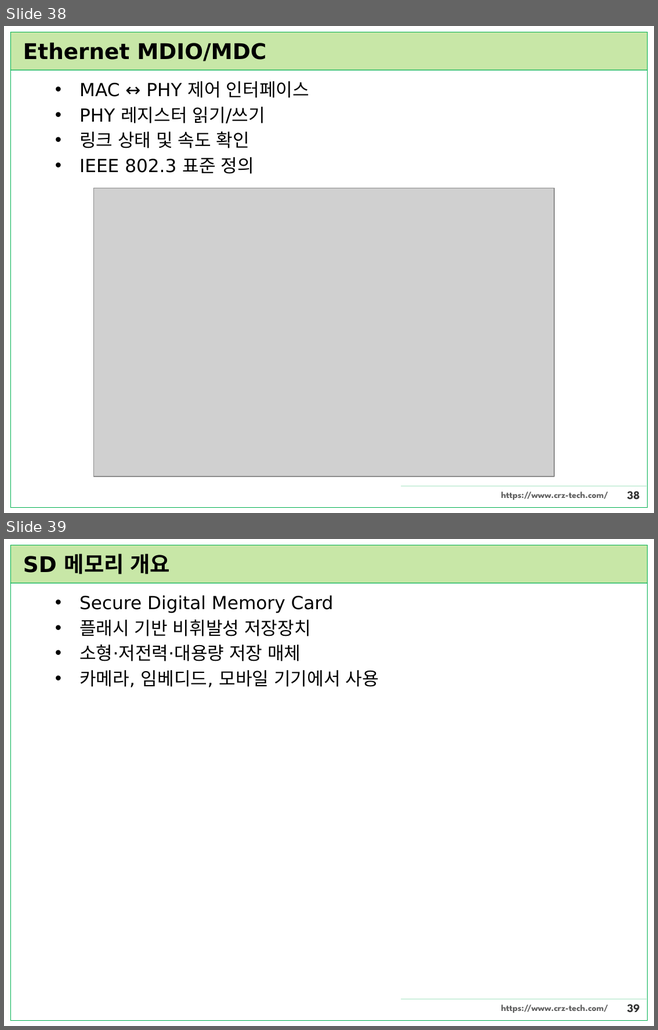
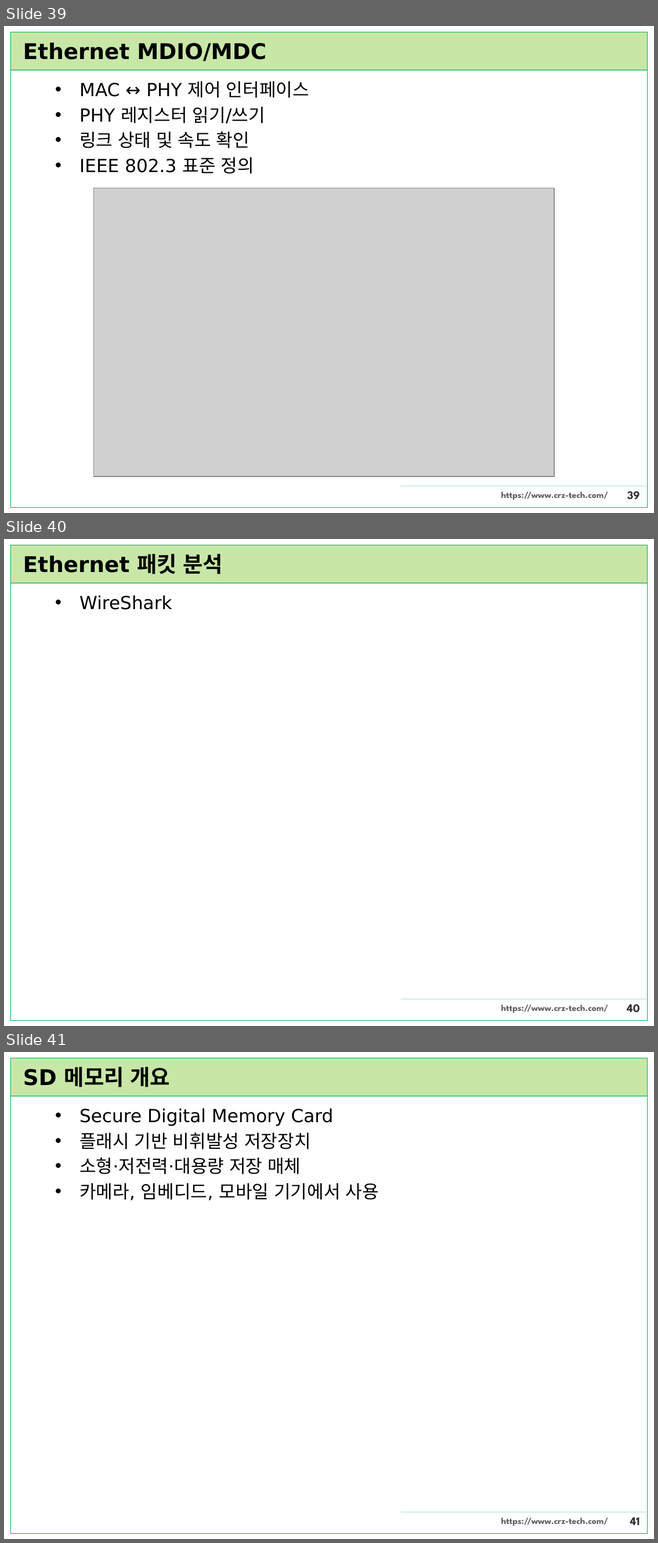
Before and after one commit to CRZ-Technology/Mango-M32, a slide deck: Mango-M32F4/23.통신프로토콜/통신프로토콜.pptx. Shown one above the other, each under a label of ours: slides 38 and 39 before the commit, slides 39, 40 and 41 after it. The pictures are 658x1030 and 658x1543 pixels, drawn with LibreOffice and Linux fonts; fonts in the diff are those of the drawing; grey boxes stand for pictures. Boxes give left, top, right and bottom in pixels: in the first picture for what was removed or moved away, otherwise in the second. Text is boxed around its words. In the diff, an @@ line names an element or a change of style, - is before the commit and + after.

```diff
--- a/Mango-M32F4/23.통신프로토콜/통신프로토콜.pptx
+++ b/Mango-M32F4/23.통신프로토콜/통신프로토콜.pptx
@@ slide 40 added at [4,539,654,1026], background #FFFFFF; not listed: 6 template elements that a slide beside it also shows @@
@@ title added at [23,553,223,574], 24 pt, text #000000, bold @@
+Ethernet 패킷 분석
@@ text added at [79,595,172,610], 20 pt, text #000000 @@
+• WireShark
@@ what was slide 38 is now slide 39 @@
@@ page number at [627,491,640,499]: text changed @@
-38
+39
@@ what was slide 39 is now slide 41 @@
@@ page number at [630,1517,640,1525]: text changed @@
-39
+41
```
Also in this commit, not shown: 1 other slide added.
